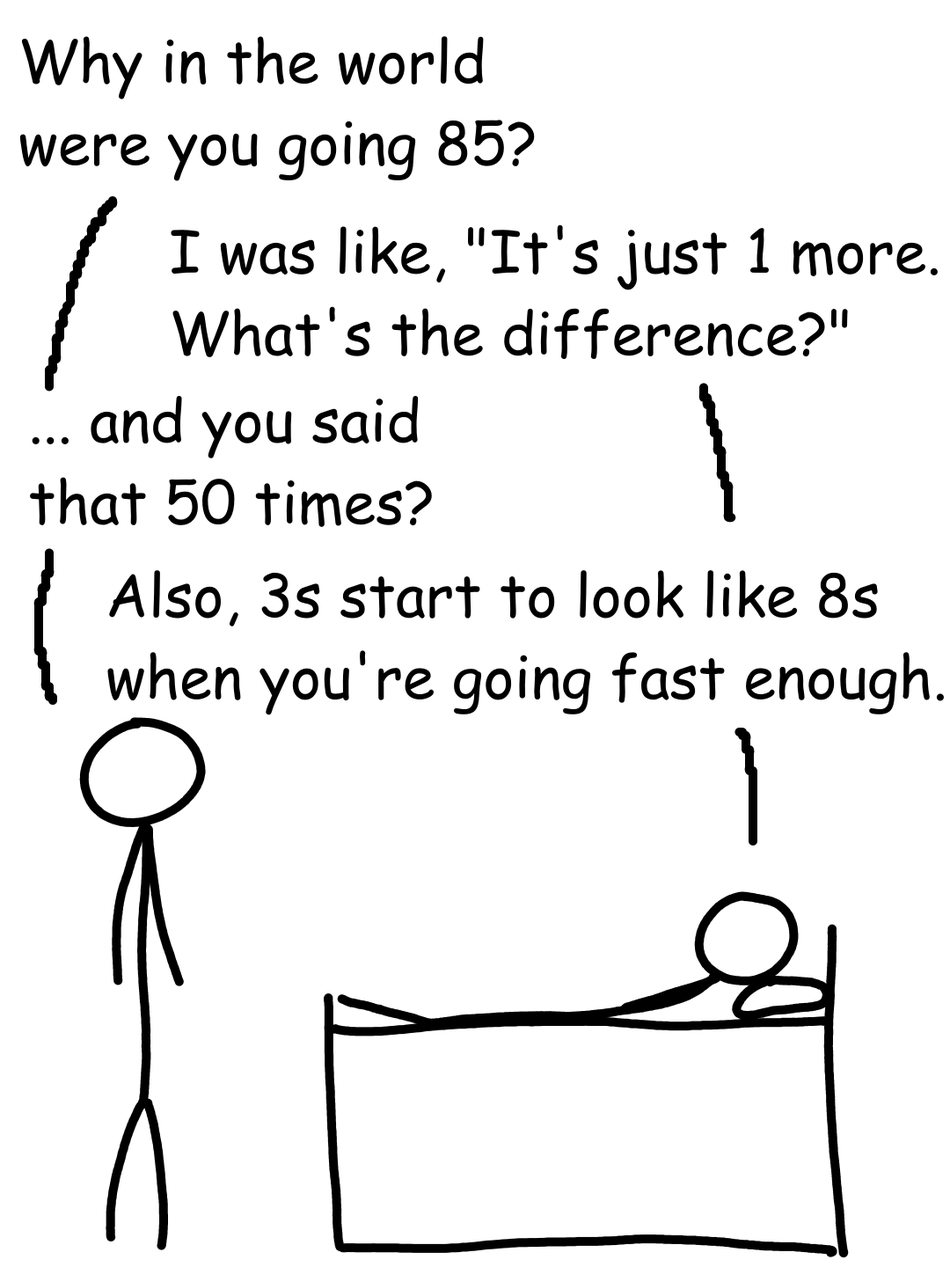
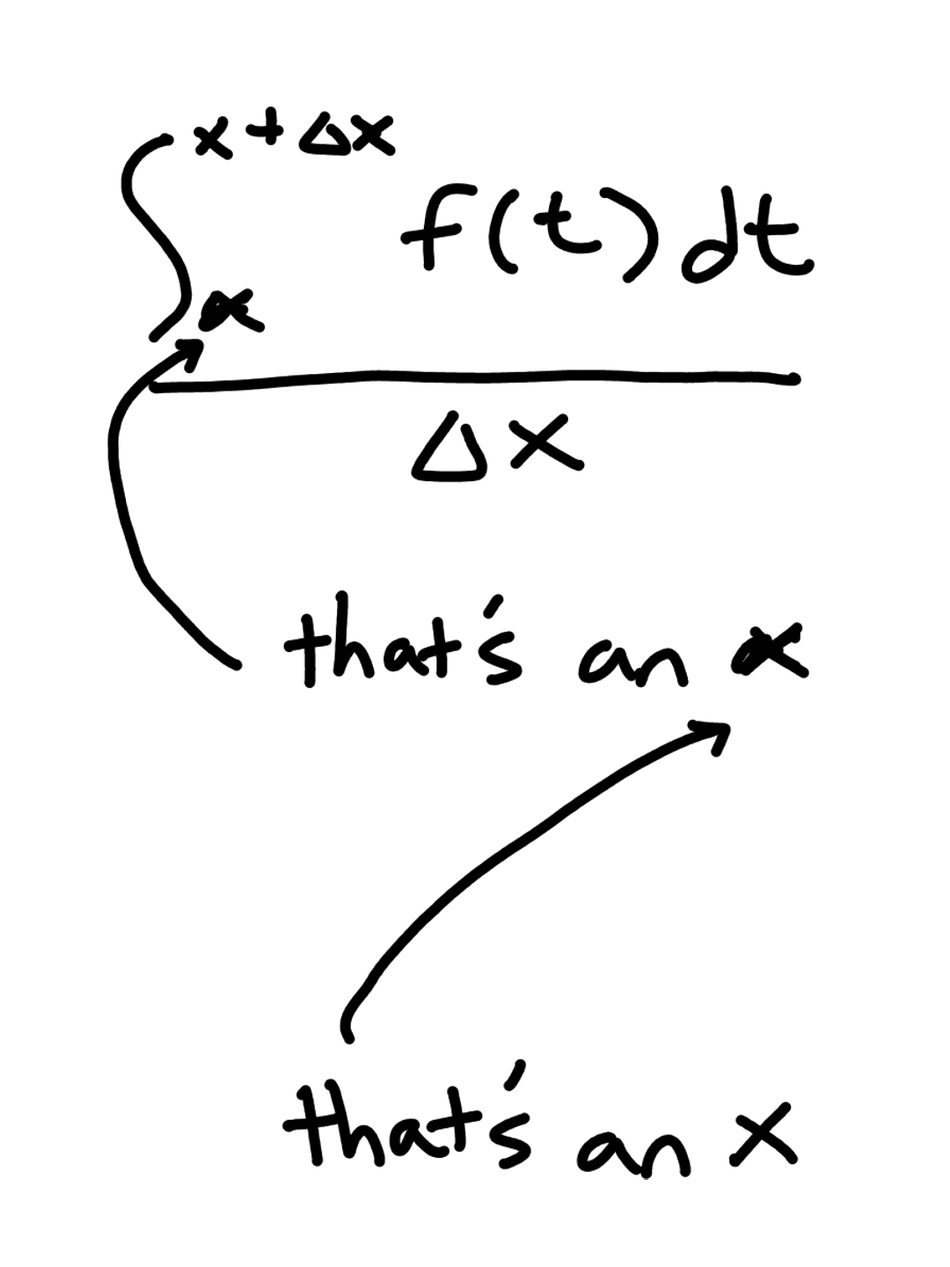
Layered file, before and after one edit (950 x 1267). Changes by layer:
painted on "Paint Layer 1" over [19, 68, 894, 1258]
